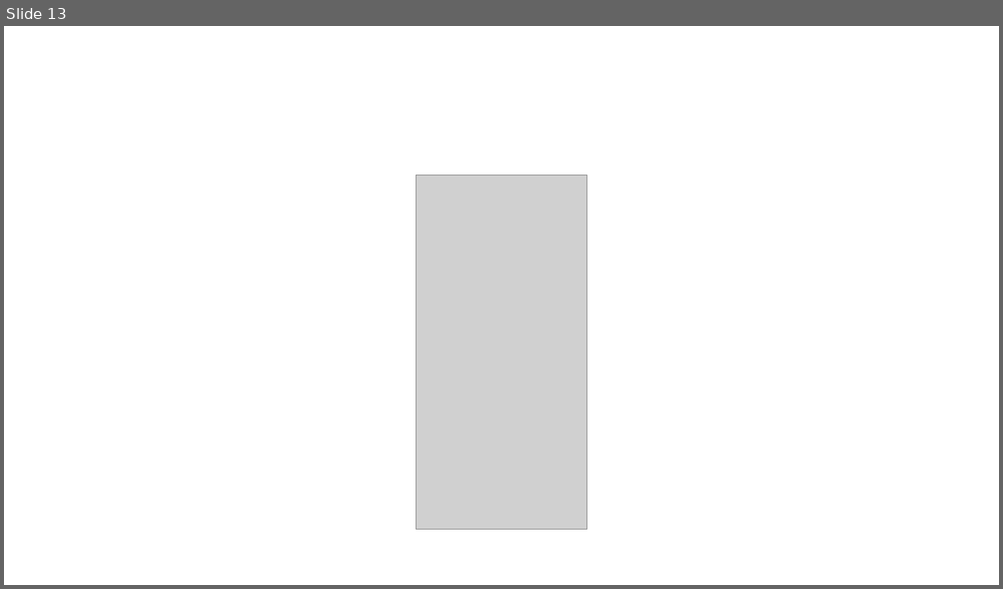
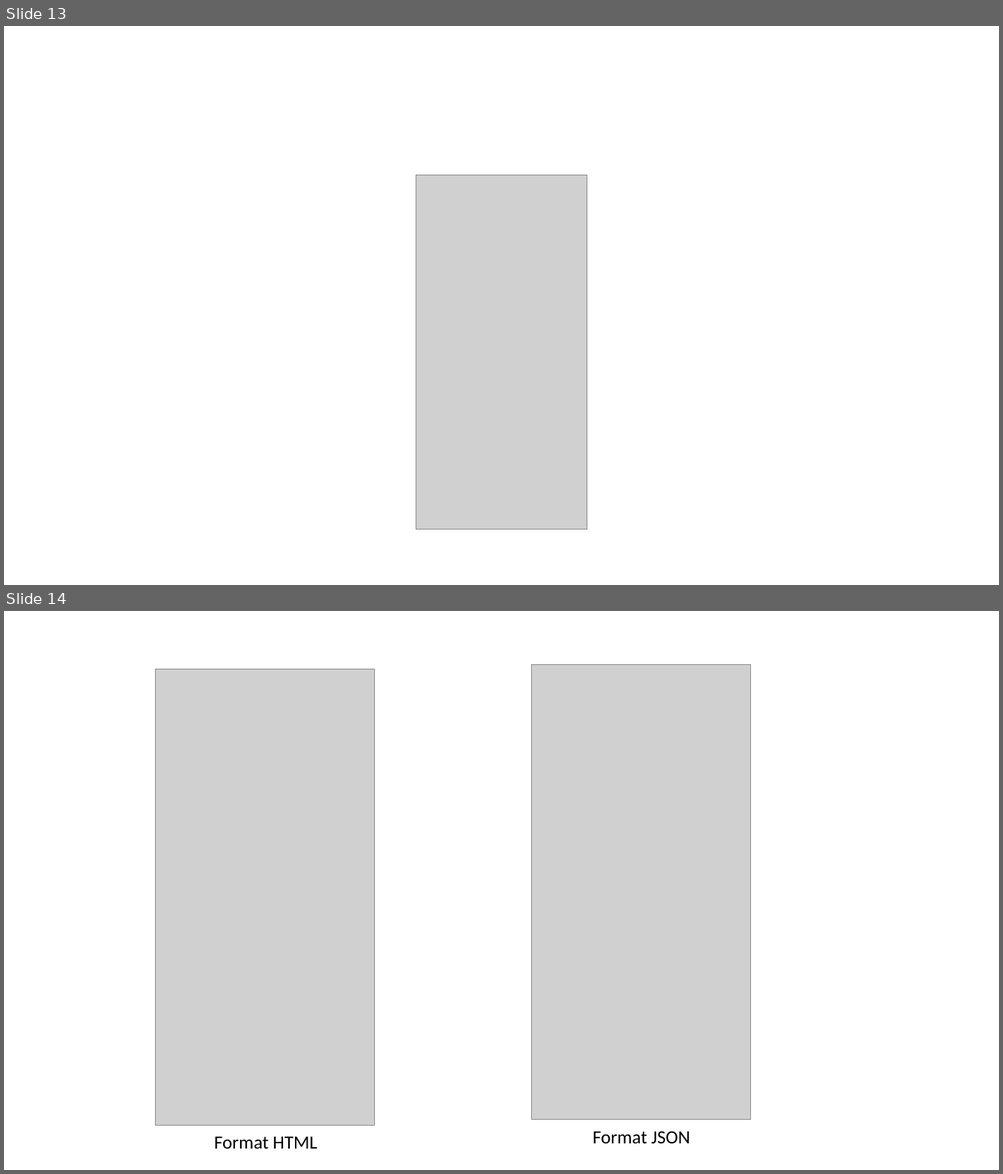
Before and after one commit to mjayari/PFE_Project, a slide deck: Présentation_image.pptx. Shown one above the other, each under a label of ours: slide 13 before the commit, slides 13 and 14 after it. The pictures are 1003x589 and 1003x1174 pixels, drawn with LibreOffice and Linux fonts; fonts in the diff are those of the drawing; grey boxes stand for pictures. Boxes give left, top, right and bottom in pixels: in the first picture for what was removed or moved away, otherwise in the second. Text is boxed around its words. In the diff, an @@ line names an element or a change of style, - is before the commit and + after.

Commit message:
- Adding The Video Presentatio (.ppt)

```diff
--- a/Présentation_image.pptx
+++ b/Présentation_image.pptx
@@ slide 14 added at <box>4,611,999,1170</box>, background #FFFFFF @@
@@ picture added at <box>156,669,375,1126</box> @@
@@ picture added at <box>532,665,751,1121</box> @@
@@ text added at <box>214,1136,317,1149</box>, 18 pt, text #000000 @@
+Format HTML
@@ text added at <box>592,1131,689,1144</box>, 18 pt, text #000000 @@
+Format JSON
```
Also in this commit, not shown: 5 other files.
